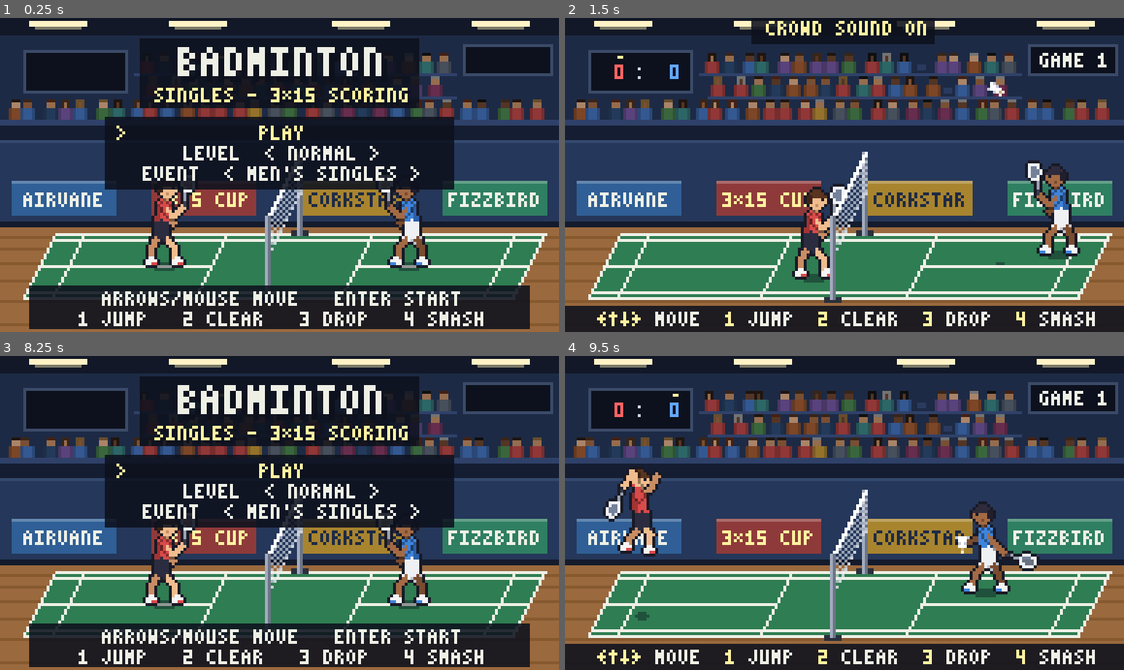
Above: before the commit, frames 1-4 (two rows, left to right).
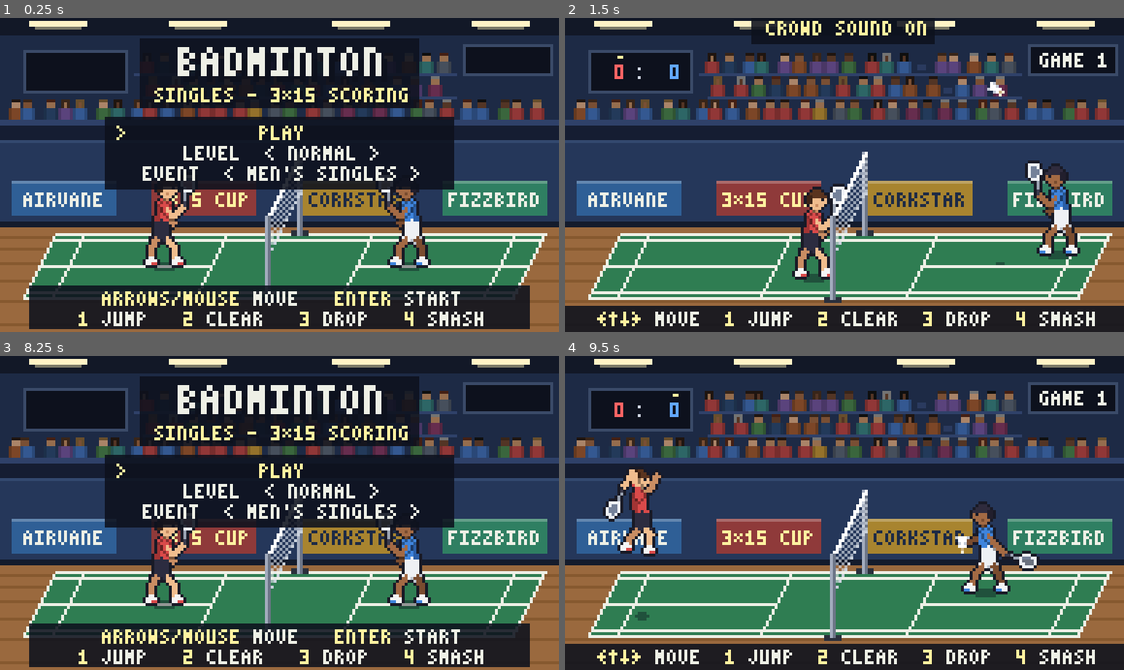
Above: after the commit, the same moments.

Repository: totopoloco/badminton-game
Game: Godot game, scene res://main.tscn
Two runs of this game, one before a commit and one after it. Both use one fixed random seed, a clock stepped at 60 frames per second and the inputs below.
Inputs (mouse positions are in pixels of both pictures, inside the frame that each line leads up to):
- Up to frame 1 (0.25 s): no input
- Up to frame 2 (1.5 s): tap Enter (start) at 0.5 s; move the mouse to (967, 159) at 0.52 s; hold Right (right) 0.53-1.28 s; tap 2 (clear) at 0.6 s; tap 1 (jump) at 0.77, 1.07 s; tap N (crowd) at 0.8, 1.35 s; move the mouse to (732, 190) at 1.27 s; hold Q (back) from 1.28 s (still down)
- Up to frame 3 (8.25 s): tap 1 (jump) at 1.52, 1.82, 3.02, 3.32, 3.77, 4.07, 4.52, 4.55, 4.82, 5.1, 6.02, 6.32, 6.77, 7.07, 7.52, 7.82 s; tap 3 (drop) at 1.55, 2.1, 6.8, 7.35 s; move the mouse to (335, 443) at 2.02 s; release Q (back) at 2.03 s; hold Right (right) 2.03-2.78 s; tap H (keys) at 2.3, 2.85, 7.55, 8.1 s; move the mouse to (251, 575) at 2.77 s; hold Up (up) 2.78-3.53 s; tap 4 (smash) at 3.05, 3.6 s; move the mouse to (447, 560) at 3.52 s; hold Left (left) 3.53-5.03 s; tap Enter (start) at 3.8, 4.35, 6.5, 7.25, 8 s; tap F11 (fullscreen) at 4.15 s; move the mouse to (111, 465) at 4.27 s; tap M (mute) at 4.9 s; move the mouse to (307, 513) at 5.02 s; hold Q (back) 5.03-5.78 s; tap 2 (clear) at 5.3, 5.85 s; tap Escape (pause) at 5.65 s; move the mouse to (195, 434) at 5.77 s; hold Right (right) 5.78-6.53 s; tap N (crowd) at 6.05, 6.6 s; move the mouse to (402, 497) at 6.52 s; hold Up (up) 6.53-7.28 s; move the mouse to (167, 528) at 7.27 s; hold Right (right) 7.28-8.03 s; move the mouse to (335, 443) at 8.02 s; hold Q (back) from 8.03 s (still down)
- Up to frame 4 (9.5 s): tap 4 (smash) at 8.3, 8.85 s; move the mouse to (816, 575) at 8.77 s; release Q (back) at 8.78 s; hold Left (left) from 8.78 s (still down); tap 1 (jump) at 9.02, 9.32 s; tap Enter (start) at 9.05 s

The runs differ from the first frame. In frame 1, 0.9% of the frame differs, in the area x 14-74%, y 87-99%; in frame 2, nothing differs; in frame 3, 0.9%; in frame 4, nothing differs.

Commit message:
Show gamepad buttons in the hints when a pad is used

Diff:
--- a/scripts/main.gd
+++ b/scripts/main.gd
@@ -35,6 +35,8 @@
 const COL_PANEL := Color("#0d111de0")
 const COL_MARK := Color("#fff2a0a0")
 const COL_POINTER := Color("#eef0e690")   # where the mouse sends the player
+const PAD_COLORS := {"A": Color("#6cd46c"), "B": Color("#ff6464"), "X": Color("#62a8ff"),
+		"Y": Color("#ffd84a")}               # gamepad face buttons in their usual colours
 const CALLS := {"IN": "IN!", "OUT": "OUT", "NET": "NET", "SHORT": "SHORT SERVE", "FAULT": "SERVICE FAULT"}
 const LEVEL_NAMES := ["EASY", "NORMAL", "HARD"]
 
@@ -84,6 +86,7 @@
 var show_keys := true               # the controls bar under the court (H toggles it)
 var mouse_on := false               # the player runs to the mouse pointer (moving the mouse turns
 var mouse_travel := 0.0             # it on during play, an arrow key turns it off)
+var pad_on := false                 # hints show gamepad buttons (last input came from a pad)
 var toast := ""                     # a short note at the top, e.g. "CROWD SOUND OFF"
 var toast_t := 0
 var ok := true
@@ -114,6 +117,8 @@
 		rng.randomize()
 	_setup_input()
 	get_window().mouse_exited.connect(_mouse_off)
+	Input.joy_connection_changed.connect(_on_joy_connection)
+	pad_on = not Input.get_connected_joypads().is_empty()
 	sfx = Sfx.new()
 	add_child(sfx)
 	if not _load_assets():
@@ -450,11 +455,37 @@
 
 
 func _unhandled_input(event: InputEvent) -> void:
-	## Moving the mouse during play hands the running to the mouse.
-	if event is InputEventMouseMotion and human >= 0 and not auto and state != St.TITLE:
+	## The hints follow the device used last; moving the mouse during play hands
+	## the running to the mouse.
+	if (event is InputEventJoypadButton or event is InputEventJoypadMotion) and event.is_pressed():
+		pad_on = true                              # a button, or a stick past half way
+		_mouse_off()
+	elif event is InputEventKey and event.is_pressed() and not event.is_echo() \
+			and not (event.is_action("mute") or event.is_action("crowd") or event.is_action("keys")
+				or event.is_action("fullscreen")):   # keys only the keyboard has don't count
+		pad_on = false
+	elif event is InputEventMouseMotion and human >= 0 and not auto and state != St.TITLE:
 		mouse_travel += event.relative.length()    # in game pixels
 		if mouse_travel >= 2.0:
 			mouse_on = true
+			pad_on = false
+
+
+func _on_joy_connection(_device: int, connected: bool) -> void:
+	if connected:
+		pad_on = true
+	elif Input.get_connected_joypads().is_empty():
+		pad_on = false
+	_toast("GAMEPAD CONNECTED" if connected else "GAMEPAD DISCONNECTED")
+
+
+func _labels() -> Dictionary:
+	## What the hints call each control, for the device used last.
+	if pad_on:
+		return {"move": "STICK", "aim": "STICK", "jump": "Y", "clear": "A", "drop": "X", "smash": "B",
+				"start": "START", "pause": "START", "back": "BACK"}
+	return {"move": "MOUSE" if mouse_on else "←↑↓→", "aim": "←↑↓→", "jump": "1", "clear": "2",
+			"drop": "3", "smash": "4", "start": "ENTER", "pause": "ESC", "back": "Q"}
 
 
 func _mouse_off() -> void:
@@ -953,7 +984,9 @@
 			if sub != "":
 				_box(ci, [sub], 30.0, [COL_GOLD])
 			if server == human and state_t > 10 and not show_keys:
-				PixelFont.draw_centered(ci, 96.0, 100.0, "2 HIGH SERVE   3 SHORT SERVE", COL_TEXT, 1, COL_INK)
+				var k := _labels()
+				var hint := "%s HIGH SERVE   %s SHORT SERVE" % [k["clear"], k["drop"]]
+				PixelFont.draw_centered(ci, 96.0, 100.0, hint, COL_TEXT, 1, COL_INK)
 		St.POINT:
 			var who := _side_name(winner)
 			_box(ci, [call_text, "%s %d-%d" % ["POINT " + who, score.points[0], score.points[1]]], 28.0,
@@ -971,11 +1004,12 @@
 				games.append("%d-%d" % [g[0], g[1]])
 			var lines := [title, "  ".join(games)]
 			if state_t > 60 and human >= 0:
-				lines.append("ENTER: MENU")
+				lines.append("%s: MENU" % _labels()["start"])
 			_box(ci, lines, 26.0, [COL_GOLD, COL_TEXT])
 	if paused:
 		ci.draw_rect(Rect2(0, 0, C.W, C.H), Color(0, 0, 0, 0.55))
-		_box(ci, ["PAUSED", "ESC: PLAY   Q: MENU", "H: SHOW/HIDE KEYS",
+		var kp := _labels()
+		_box(ci, ["PAUSED", "%s: PLAY   %s: MENU" % [kp["pause"], kp["back"]], "H: SHOW/HIDE KEYS",
 				"M: SOUND %s   N: CROWD %s" % ["OFF" if sfx.muted else "ON", "OFF" if sfx.crowd_muted else "ON"]],
 				44.0, [COL_GOLD, COL_TEXT])
 	else:
@@ -993,23 +1027,30 @@
 
 
 func _draw_keys(ci: CanvasItem) -> void:
-	## One line of keyboard controls on the floor strip below the court (rows
-	## 99-107, which no player, shadow or shuttle reaches); keys in gold.
-	var pairs := [["MOUSE" if mouse_on else "←↑↓→", "MOVE"], ["1", "JUMP"], ["2", "CLEAR"],
-			["3", "DROP"], ["4", "SMASH"]]
+	## One line of controls on the floor strip below the court (rows 99-107, which
+	## no player, shadow or shuttle reaches), for the keyboard, mouse or gamepad.
+	var k := _labels()
+	var pairs := [[k["move"], "MOVE"], [k["jump"], "JUMP"], [k["clear"], "CLEAR"],
+			[k["drop"], "DROP"], [k["smash"], "SMASH"]]
 	if state == St.SERVE and server == human:
-		pairs = [["2", "HIGH SERVE"], ["3", "SHORT SERVE"], ["←↑↓→", "AIM"]]
+		pairs = [[k["clear"], "HIGH SERVE"], [k["drop"], "SHORT SERVE"], [k["aim"], "AIM"]]
+	ci.draw_rect(Rect2(0, 99, C.W, C.H - 99), COL_PANEL)
+	_draw_pairs(ci, 101.0, pairs, "  ")
+
+
+func _draw_pairs(ci: CanvasItem, y: float, pairs: Array, gap: String) -> void:
+	## "KEY action" pairs centred on one line; keys in gold, gamepad buttons in
+	## their own colours.
 	var parts: Array = []
 	for pr in pairs:
 		parts.append("%s %s" % [pr[0], pr[1]])
-	var x := roundf(96.0 - PixelFont.width("  ".join(parts)) / 2.0)
-	ci.draw_rect(Rect2(0, 99, C.W, C.H - 99), COL_PANEL)
+	var x := roundf(96.0 - PixelFont.width(gap.join(parts)) / 2.0)
 	for pr in pairs:
 		var key: String = pr[0]
-		var action: String = " " + pr[1] + "  "
-		PixelFont.draw(ci, Vector2(x, 101), key, COL_GOLD)
+		var action: String = " " + pr[1] + gap
+		PixelFont.draw(ci, Vector2(x, y), key, PAD_COLORS.get(key, COL_GOLD) if pad_on else COL_GOLD)
 		x += key.length() * 4
-		PixelFont.draw(ci, Vector2(x, 101), action, COL_TEXT)
+		PixelFont.draw(ci, Vector2(x, y), action, COL_TEXT)
 		x += action.length() * 4
 
 
@@ -1026,5 +1067,8 @@
 		if i == menu_row:
 			PixelFont.draw(ci, Vector2(40, 37.0 + i * 7.0), ">", COL_GOLD)
 	ci.draw_rect(Rect2(10, 92, 172, 15), COL_PANEL)
-	PixelFont.draw_centered(ci, 96.0, 94.0, "ARROWS/MOUSE MOVE   ENTER START", COL_TEXT)
-	PixelFont.draw_centered(ci, 96.0, 101.0, "1 JUMP   2 CLEAR   3 DROP   4 SMASH", COL_TEXT)
+	var k := _labels()
+	_draw_pairs(ci, 94.0, [["STICK/D-PAD", "MOVE"], ["START", "PLAY"]] if pad_on
+			else [["ARROWS/MOUSE", "MOVE"], ["ENTER", "START"]], "   ")
+	_draw_pairs(ci, 101.0, [[k["jump"], "JUMP"], [k["clear"], "CLEAR"], [k["drop"], "DROP"],
+			[k["smash"], "SMASH"]], "   ")
Not shown, changed: ARCHITECTURE.md
